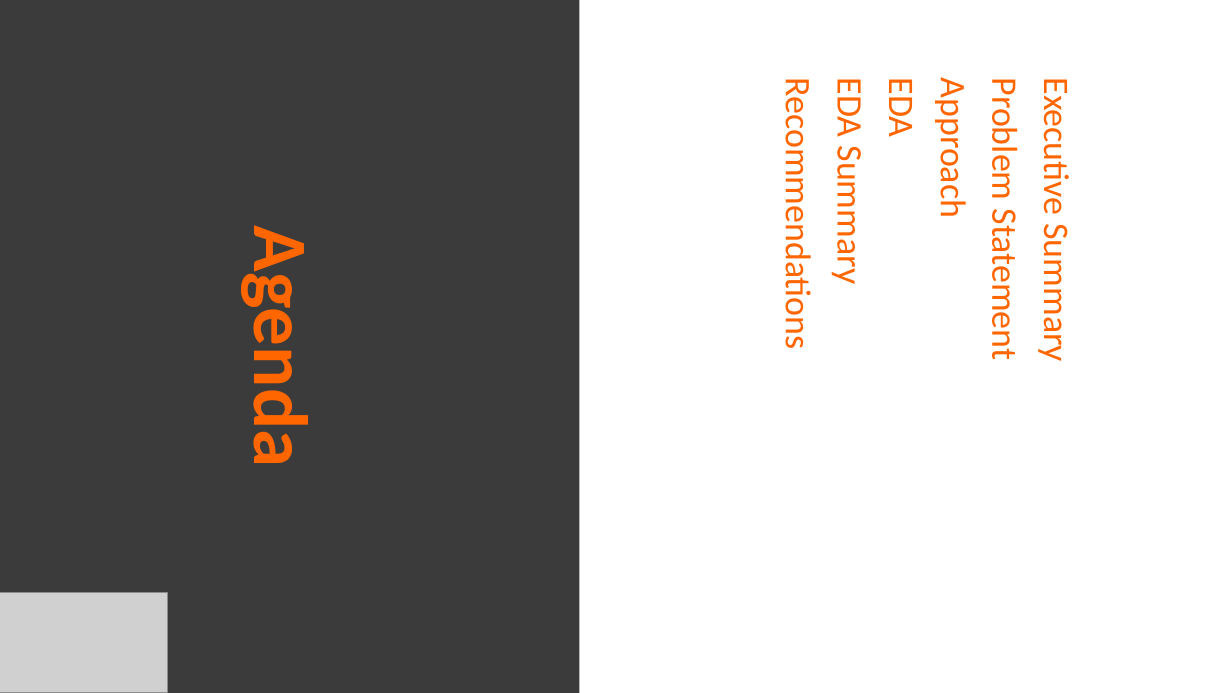
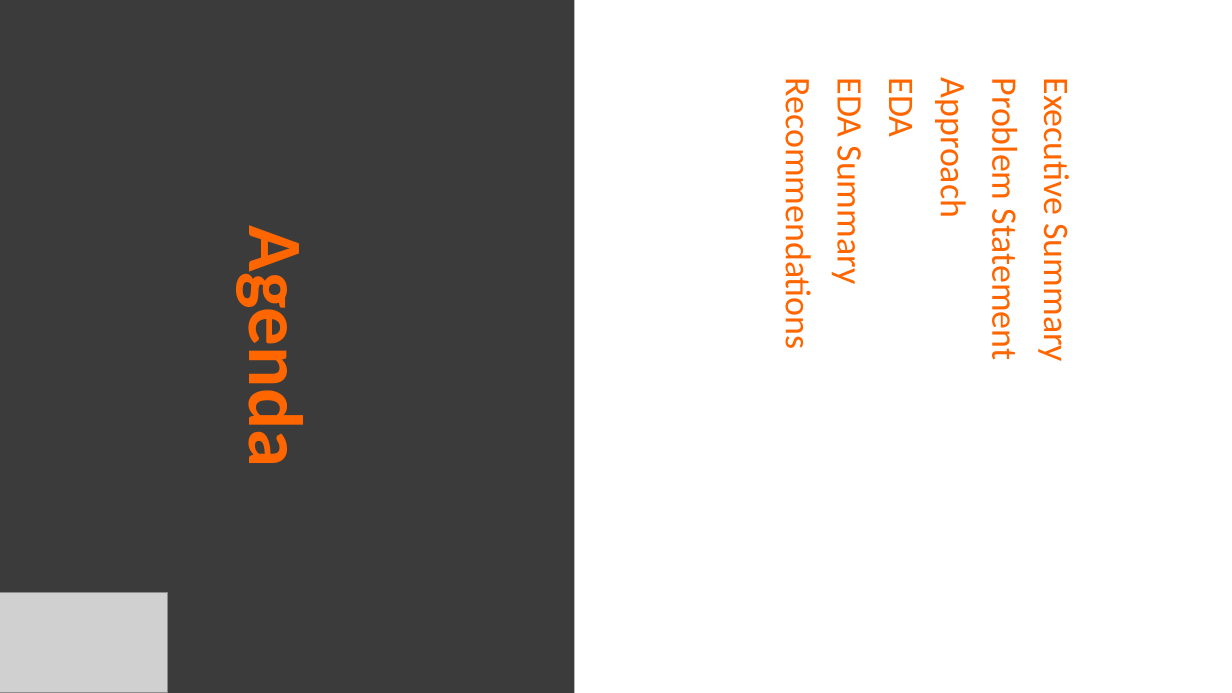
Before and after one commit to NazriJasmal/G2M-Insight-for-Cab-Investment-Firm, a slide deck: slide 2 of G2M Case Study.pptx. Drawn at 1232x693 pixels with LibreOffice and Linux fonts; fonts in the diff are those of the drawing; grey boxes stand for pictures. Boxes give left, top, right and bottom in pixels: in the first picture for what was removed or moved away, otherwise in the second. Text is boxed around its words. In the diff, an @@ line names an element or a change of style, - is before the commit and + after.

```diff
--- a/G2M Case Study.pptx
+++ b/G2M Case Study.pptx
@@ title "Agenda": place and size @@
-title "Agenda" at (0,0,579,693)
+title "Agenda" at (0,0,574,693)
```
Also in this commit, not shown: 1 other slide changed, 14 slides added, 3 slides removed.
